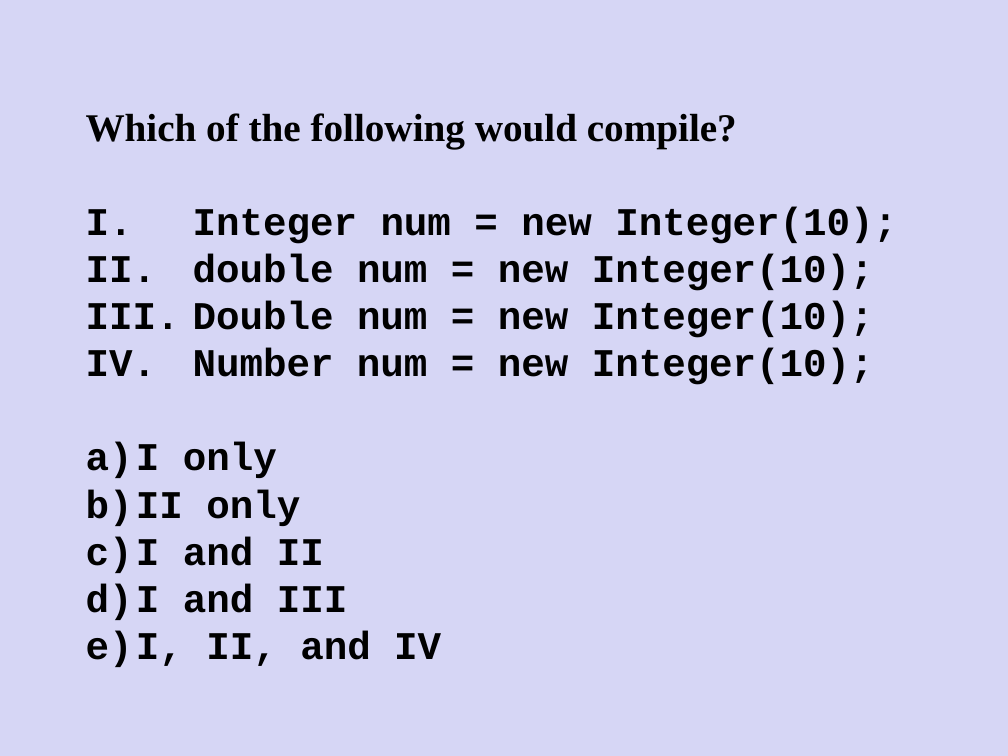
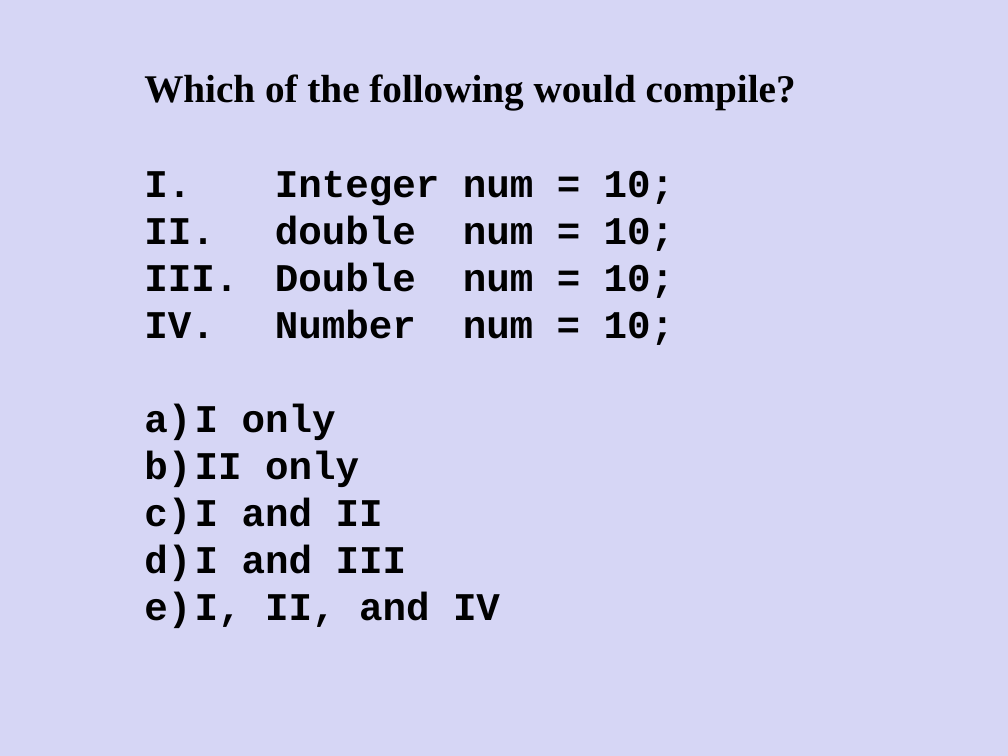
Before and after one commit to Cy-FairCS/cs3, a slide deck: slide 27 of u04b_abstractClasses/notes/_abstract_classes - Day 1.pptx (slide 25 before the commit). Drawn at 1008x756 pixels with LibreOffice and Linux fonts; fonts in the diff are those of the drawing. Boxes give left, top, right and bottom in pixels: in the first picture for what was removed or moved away, otherwise in the second. Text is boxed around its words. In the diff, an @@ line names an element or a change of style, - is before the commit and + after.

```diff
--- a/u04b_abstractClasses/notes/_abstract_classes - Day 1.pptx
+++ b/u04b_abstractClasses/notes/_abstract_classes - Day 1.pptx
@@ text "Which of the following would ...": place and size @@
-text "Which of the following would ..." at box(86, 113, 897, 667)
+text "Which of the following would ..." at box(144, 74, 796, 628)
@@ text at box(275, 170, 674, 345): text changed @@
-I. Integer num = new Integer(10);
-II. double num = new Integer(10);
-III. Double num = new Integer(10);
-IV. Number num = new Integer(10);
+I. Integer num = 10;
+II. double num = 10;
+III. Double num = 10;
+IV. Number num = 10;
```
Also in this commit, not shown: 4 other slides changed, 3 slides added, 1 slide removed, 23 other files.
